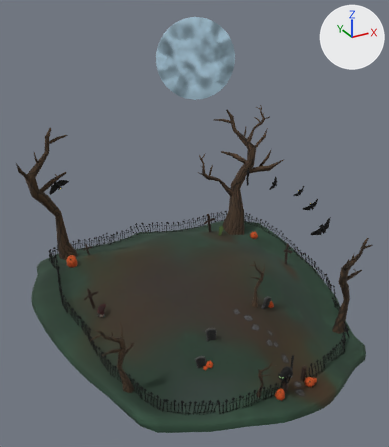
The glTF model public/assets/floor/floor.glb, before and after one commit.
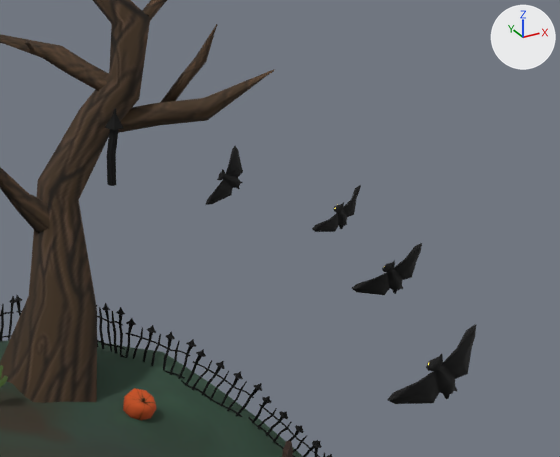
The first picture shows the older version from a camera (50 mm lens) standing at (-10.95, -19.7, 12.73) and looking at (1.75, 3.4, 1.18). The close-ups show both versions on the part from 57% to 90% of the width and 32% to 55% of the height of that picture; other places that the commit changed are outside them. The axes (+X, +Y, +Z) are drawn at upper right. The lights are the same throughout. Where no turn or scale is listed for an object, it has been applied to the vertices.

The first close-up shows 'Base_Ground_0', 'Bat.001_CatandBats_0', 'Bat2_CatandBats_0', 'Bat3_CatandBats_0', 'Bat_CatandBats_0', 'FenceIron_Fence_0', 'LargeTree_TreesandMoon_0', 'RoofDetailPoint2_House_0', 'Sphere.013_Pumpkins_0'.
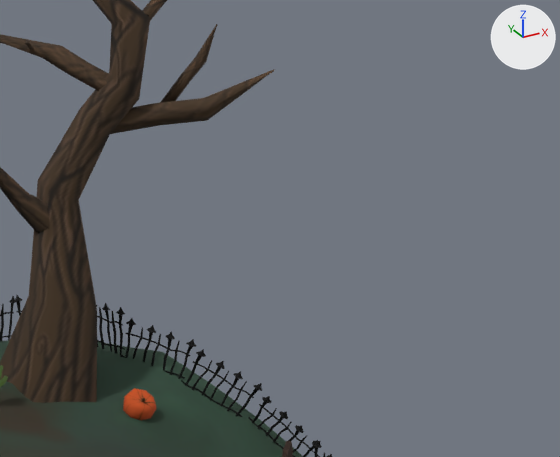
Where the change shows, as pixel boxes [x1, y1, x2, y2] in the close-ups (560 x 457 px):
'Bat3_CatandBats_0', deleted
    before: [387, 325, 476, 404]
'Bat_CatandBats_0', deleted
    before: [352, 243, 422, 295]
'Bat2_CatandBats_0', deleted
    before: [206, 146, 243, 205]
'Bat.001_CatandBats_0', deleted
    before: [312, 185, 361, 232]
'RoofDetailPoint2_House_0', deleted (black)
    before: [105, 108, 123, 186]

The change in detail:
Object 'Bat_CatandBats_0' (ob_bat_catandbats_0) is deleted.
Object 'Bat.001_CatandBats_0' (ob_bat_001_catandbats_0) is deleted.
Object 'Bat2_CatandBats_0' (ob_bat2_catandbats_0) is deleted.
Object 'Bat3_CatandBats_0' (ob_bat3_catandbats_0) is deleted.
Object 'RoofDetailPoint2_House_0' (ob_roofdetailpoint2_house_0) is deleted.
